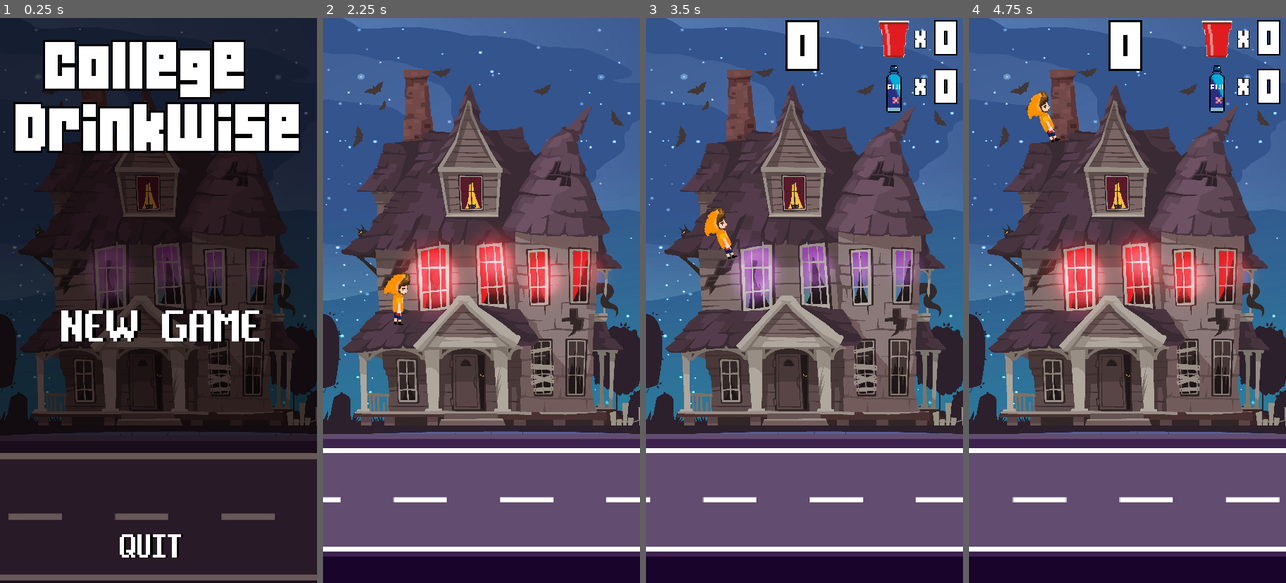
Above: before the commit, frames 1-4 (left to right).
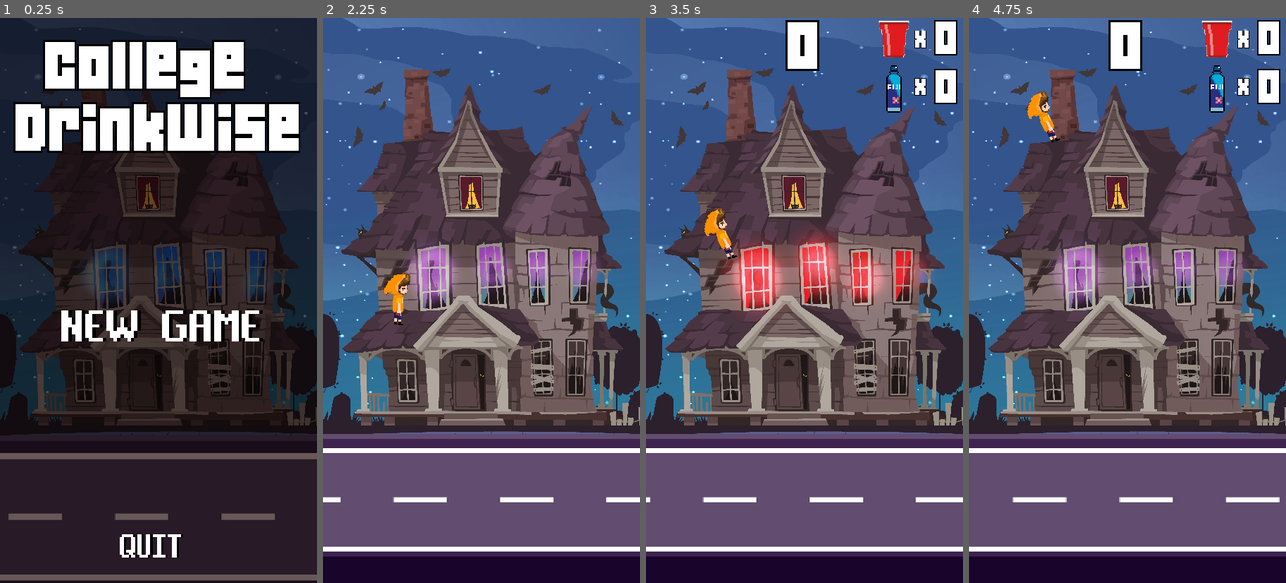
Above: after the commit, the same moments.

Repository: tommy04ld/College-DrinkWise
Game: Godot game, scene res://Scenes/StartMenu.tscn
Two runs of this game, one before a commit and one after it. Both use one fixed random seed, a clock stepped at 60 frames per second and the inputs below. The engine's default icon, where the game draws it, is replaced by a stand-in: a white triangle on a blue panel in a dark square.
Inputs (mouse positions are in pixels of both pictures, inside the frame that each line leads up to):
- Up to frame 1 (0.25 s): no input
- Up to frame 2 (2.25 s): click (481, 328) at 0.5 s; click (481, 328) at 1.25 s; click (481, 328) at 2 s
- Up to frame 3 (3.5 s): move the mouse to (874, 272) at 2.77 s; click (874, 272) at 2.85 s; click (874, 272) at 3.02 s; click (874, 272) at 3.32 s
- Up to frame 4 (4.75 s): move the mouse to (1064, 328) at 3.52 s; click (1064, 328) at 3.6 s; click (1064, 328) at 3.77 s; click (1064, 328) at 4.07 s; move the mouse to (1159, 176) at 4.27 s; click (1159, 176) at 4.35 s

The runs differ from the first frame. In frame 1, 1.4% of the frame differs, in the area x 28-85%, y 40-50%; in frame 2, 4.9%; in frame 3, 4.9%; in frame 4, 4.9%, in the area x 23-90%, y 37-53%.

Commit message:
touchscreen

Diff:
--- a/College DrinkWise/Scenes/StartMenu.tscn
+++ b/College DrinkWise/Scenes/StartMenu.tscn
@@ -76,7 +76,6 @@
 scale = Vector2( 0.22, 0.225 )
 frames = SubResource( 3 )
 animation = "blue"
-frame = 3
 playing = true
 centered = false
 
--- a/College DrinkWise/Scenes/World.tscn
+++ b/College DrinkWise/Scenes/World.tscn
@@ -13,6 +13,7 @@
 [ext_resource path="res://assetsFB/textures/scary_horror_houseGreen.png" type="Texture" id=11]
 [ext_resource path="res://assetsFB/textures/scary_horror_houseRed.png" type="Texture" id=12]
 [ext_resource path="res://assetsFB/Sounds/game_music.wav" type="AudioStream" id=13]
+[ext_resource path="res://CollegeDrinkWiseHTML/College DrinkWise.icon.png" type="Texture" id=14]
 
 [sub_resource type="SpriteFrames" id=5]
 animations = [ {
@@ -102,7 +103,7 @@
 scale = Vector2( 0.22, 0.225 )
 frames = SubResource( 5 )
 animation = "blue"
-frame = 1
+frame = 3
 playing = true
 centered = false
 
@@ -145,6 +146,12 @@
 volume_db = -4.0
 autoplay = true
 
+[node name="TouchScreenButton" type="TouchScreenButton" parent="."]
+modulate = Color( 1, 1, 1, 0 )
+scale = Vector2( 7.55389, 13.4052 )
+normal = ExtResource( 14 )
+action = "flap"
+
 [connection signal="body_entered" from="Road/DeathZone" to="." method="_on_DeathZone_body_entered"]
 [connection signal="died" from="Player" to="." method="_on_Player_died"]
 [connection signal="animation_finished" from="AnimationPlayer" to="." method="_on_AnimationPlayer_animation_finished"]
--- a/College DrinkWise/Scripts/Player.gd
+++ b/College DrinkWise/Scripts/Player.gd
@@ -15,6 +15,7 @@
 		if !started:
 			start()
 		flap()
+
 
 	#Rotation while moving up
 	if rotation_degrees <= Max_Rotation_Degrees:
--- a/College DrinkWise/project.godot
+++ b/College DrinkWise/project.godot
@@ -35,6 +35,10 @@
 window/handheld/orientation="portrait"
 window/stretch/mode="2d"
 window/stretch/aspect="keep"
+
+[global]
+
+input=false
 
 [gui]
 
Not shown: 1 places in College DrinkWise/Scenes/World.tscn that only renumber resources
